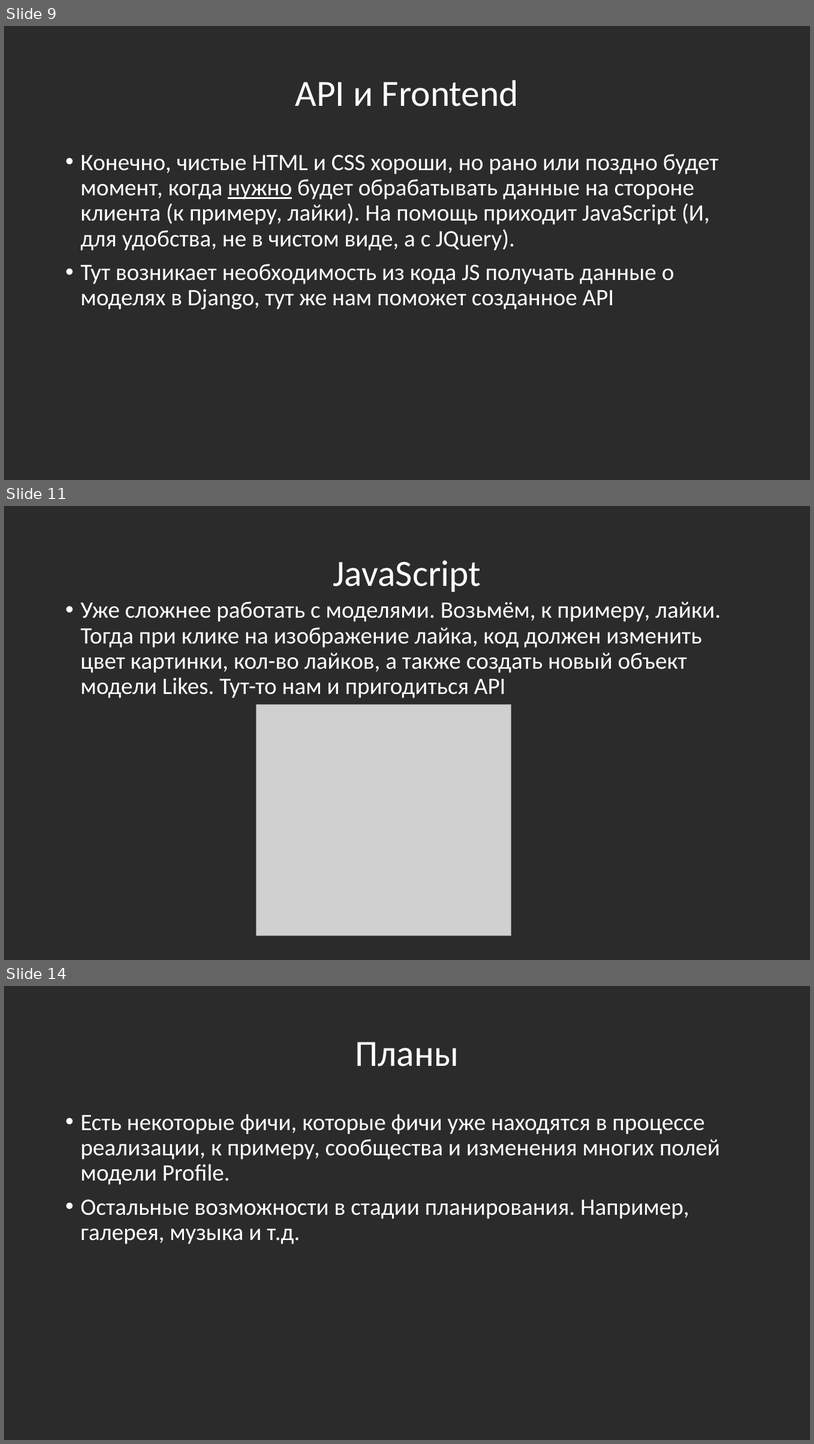
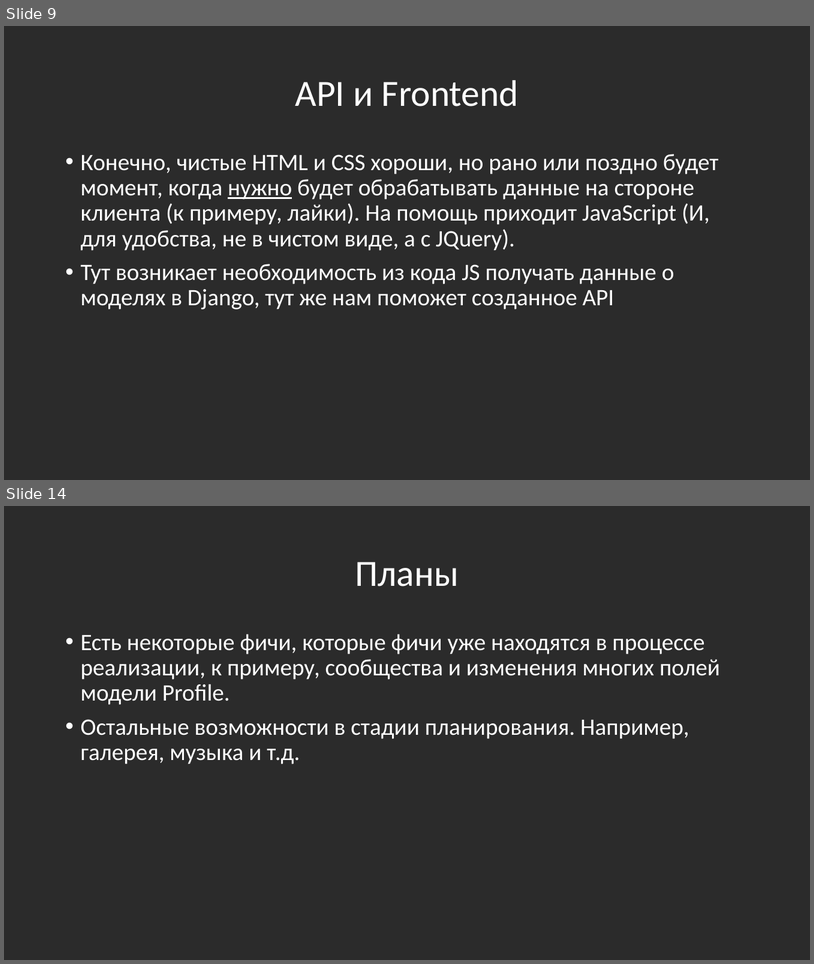
Before and after one commit to Bloodmain/WEBProjectYL, a slide deck: D_amp_K.pptx. Shown one above the other, each under a label of ours: slides 9, 11 and 14 before the commit, slides 9 and 14 after it; the slides between them are not shown. The pictures are 814x1444 and 814x964 pixels, drawn with LibreOffice and Linux fonts; fonts in the diff are those of the drawing; grey boxes stand for pictures; background and template pictures are left out; a plain dark background stands for a picture behind light text. Boxes give left, top, right and bottom in pixels: in the first picture for what was removed or moved away, otherwise in the second. Text is boxed around its words. In the diff, an @@ line names an element or a change of style, - is before the commit and + after.

```diff
--- a/D_amp_K.pptx
+++ b/D_amp_K.pptx
@@ slide 11 removed at (4, 506, 810, 960), background picture (left out) @@
@@ title removed at (333, 560, 481, 592) @@
-JavaScript
@@ text removed at (81, 601, 721, 698) @@
-• Уже сложнее работать с моделями. Возьмём, к примеру, лайки. Тогда при клике на изображение лайка, код должен изменить цвет картинки, кол-во лайков, а также создать новый объект модели Likes. Тут-то нам и пригодиться API
@@ picture removed at (256, 705, 512, 936) @@
```
Also in this commit, not shown: 4 slides changed, 5 slides added, 4 other slides removed, 1 other file.
